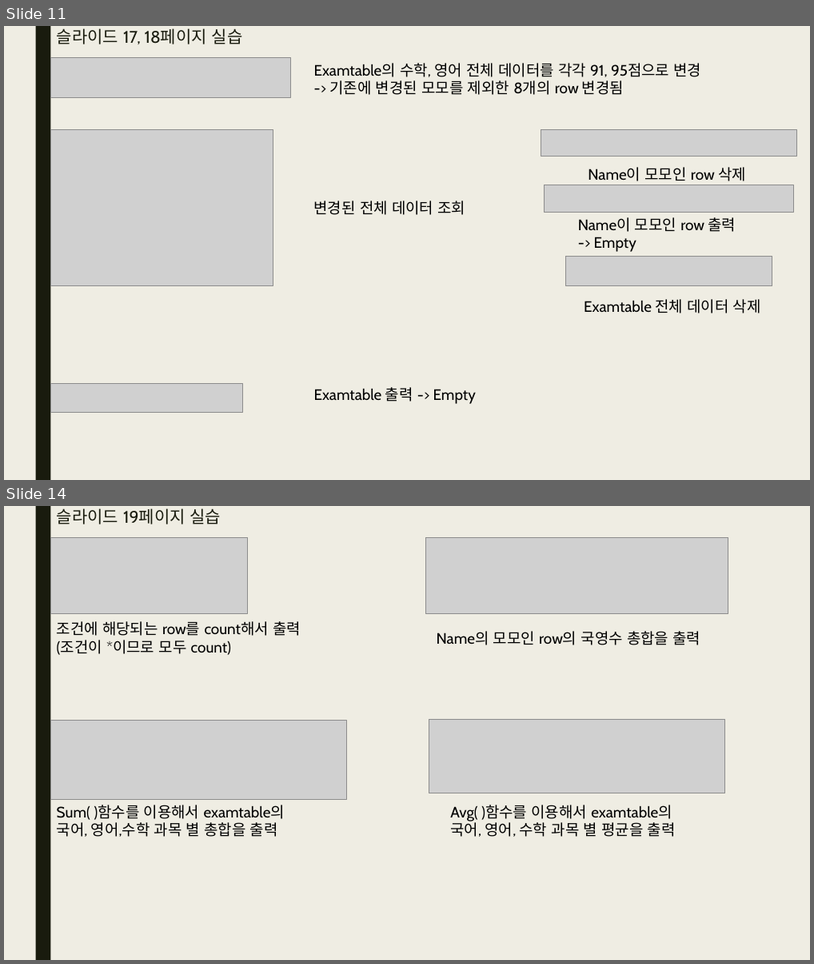
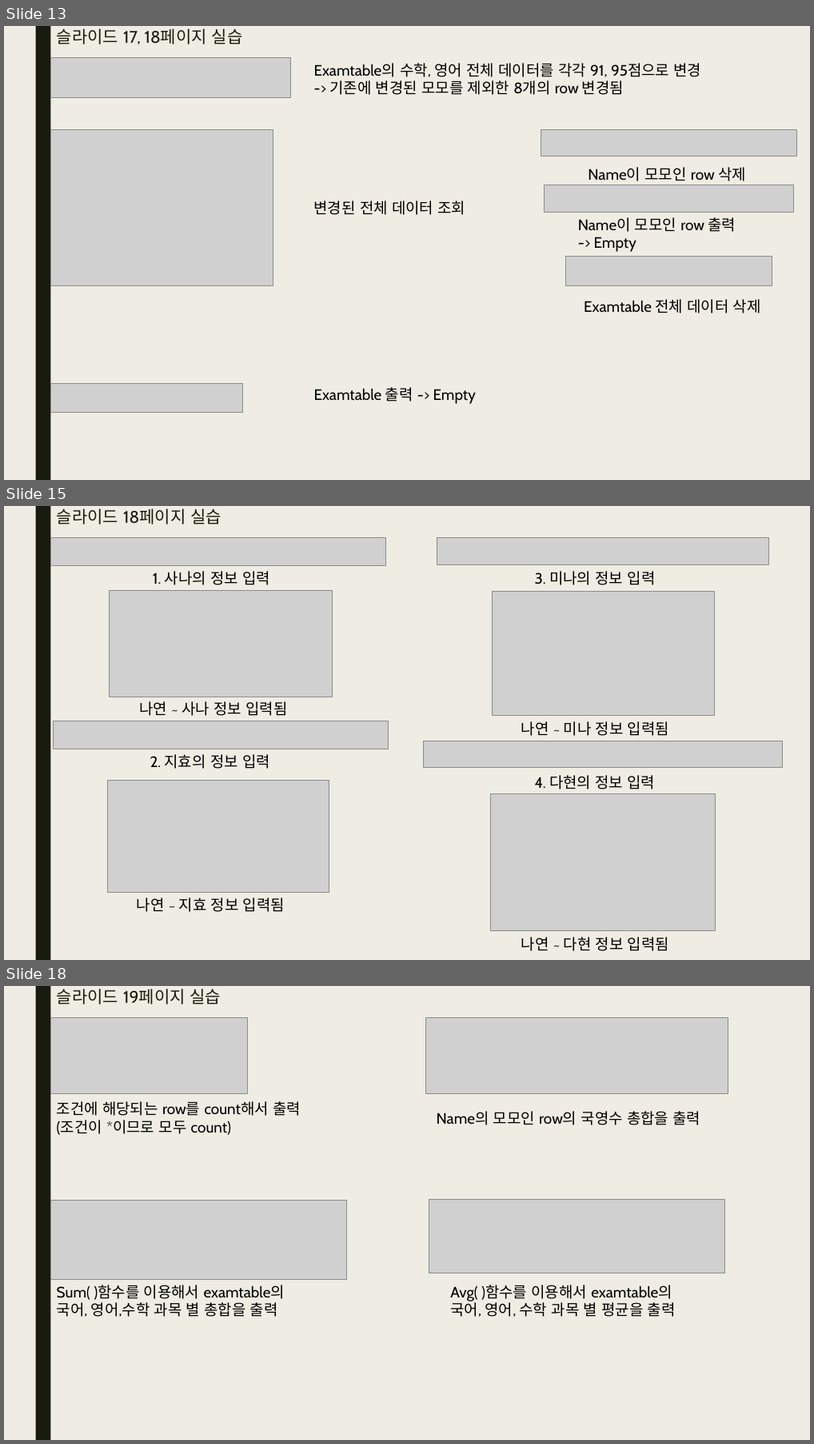
Before and after one commit to bino0130/politec-database, a slide deck: 데이터베이스프로그래밍 과제/20230508 데이터베이스 1강 과제 남정현.pptx. Shown one above the other, each under a label of ours: slides 11 and 14 before the commit, slides 13, 15 and 18 after it; the slides between them are not shown. The pictures are 814x964 and 814x1444 pixels, drawn with LibreOffice and Linux fonts; fonts in the diff are those of the drawing; grey boxes stand for pictures. Boxes give left, top, right and bottom in pixels: in the first picture for what was removed or moved away, otherwise in the second. Text is boxed around its words. In the diff, an @@ line names an element or a change of style, - is before the commit and + after.

```diff
--- a/데이터베이스프로그래밍 과제/20230508 데이터베이스 1강 과제 남정현.pptx
+++ b/데이터베이스프로그래밍 과제/20230508 데이터베이스 1강 과제 남정현.pptx
@@ slide 15 added at <box>4,506,810,960</box>, background #EFEDE3; not listed: 1 template element that a slide beside it also shows @@
@@ title added at <box>57,508,222,524</box>, 20 pt, text #191B0E @@
+슬라이드 18페이지 실습
@@ picture added at <box>50,537,386,566</box> @@
@@ picture added at <box>437,537,770,564</box> @@
@@ text added at <box>153,571,270,585</box>, 18 pt, text #000000 @@
+1. 사나의 정보 입력
@@ text added at <box>535,571,656,585</box>, 18 pt, text #000000 @@
+3. 미나의 정보 입력
@@ picture added at <box>110,591,333,696</box> @@
@@ picture added at <box>492,592,715,716</box> @@
@@ picture added at <box>54,721,389,749</box> @@
@@ text added at <box>139,701,287,716</box>, 18 pt, text #000000 @@
+나연 ~ 사나 정보 입력됨
@@ text added at <box>522,721,670,736</box>, 18 pt, text #000000 @@
+나연 ~ 미나 정보 입력됨
@@ picture added at <box>423,740,782,768</box> @@
@@ text added at <box>150,754,270,768</box>, 18 pt, text #000000 @@
+2. 지효의 정보 입력
@@ picture added at <box>107,780,329,892</box> @@
@@ picture added at <box>490,793,715,930</box> @@
@@ text added at <box>535,775,656,789</box>, 18 pt, text #000000 @@
+4. 다현의 정보 입력
@@ text added at <box>137,897,285,912</box>, 18 pt, text #000000 @@
+나연 ~ 지효 정보 입력됨
@@ text added at <box>522,936,670,951</box>, 18 pt, text #000000 @@
+나연 ~ 다현 정보 입력됨
@@ what was slide 11 is now slide 13 @@
@@ what was slide 14 is now slide 18 @@
```
Also in this commit, not shown: 7 slides changed, 5 other slides added, 13 other files.
